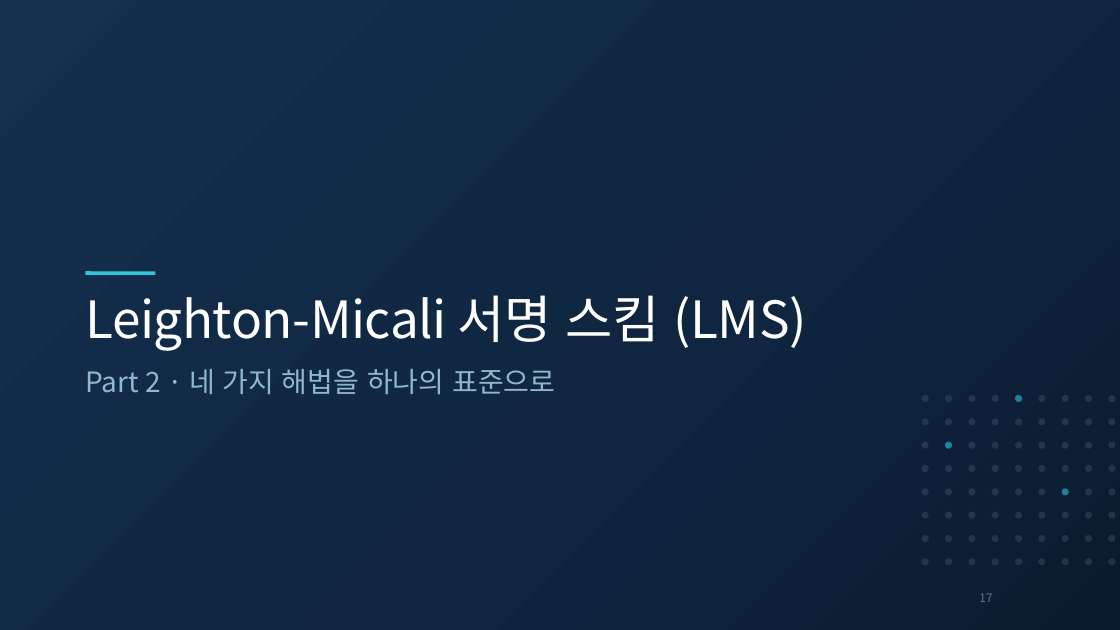
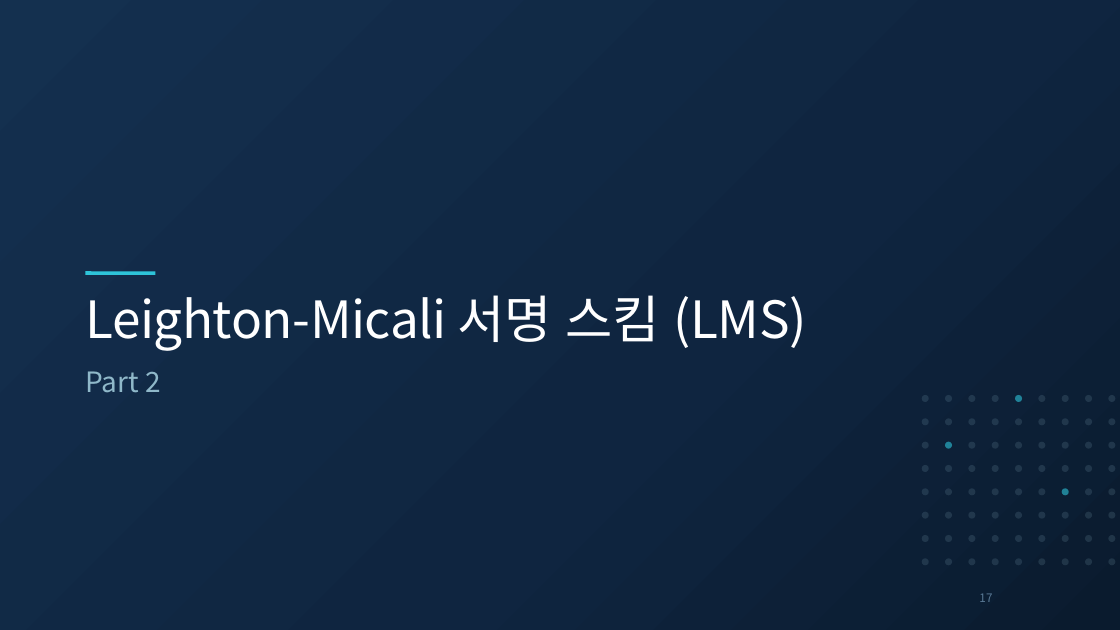
Before and after one commit to giyuubin/PQC, a slide deck: slide 17 of presentation/1001_16-17_Winternitz-Merkle-LMS.pptx. Drawn at 1120x630 pixels with LibreOffice and Linux fonts; fonts in the diff are those of the drawing. Boxes give left, top, right and bottom in pixels: in the first picture for what was removed or moved away, otherwise in the second. Text is boxed around its words. In the diff, an @@ line names an element or a change of style, - is before the commit and + after.

Commit message:
docs: part2 소제목 삭제

```diff
--- a/presentation/1001_16-17_Winternitz-Merkle-LMS.pptx
+++ b/presentation/1001_16-17_Winternitz-Merkle-LMS.pptx
@@ text at [85, 371, 161, 393]: text changed @@
-Part 2 · 네 가지 해법을 하나의 표준으로
+Part 2
```
